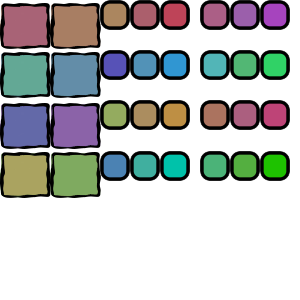
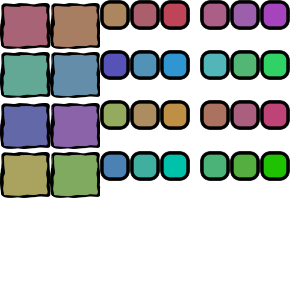
Two versions of the same layered image (w=300, h=300). Layer-by-layer changes:
painted on "pink copy 2" over [100, 72, 101, 96]
painted on "pink copy" over [100, 123, 101, 147]
painted on "pink" (1st of 2, in "squares") over [100, 23, 101, 47]
painted on "pink copy 3" over [100, 172, 101, 196]
